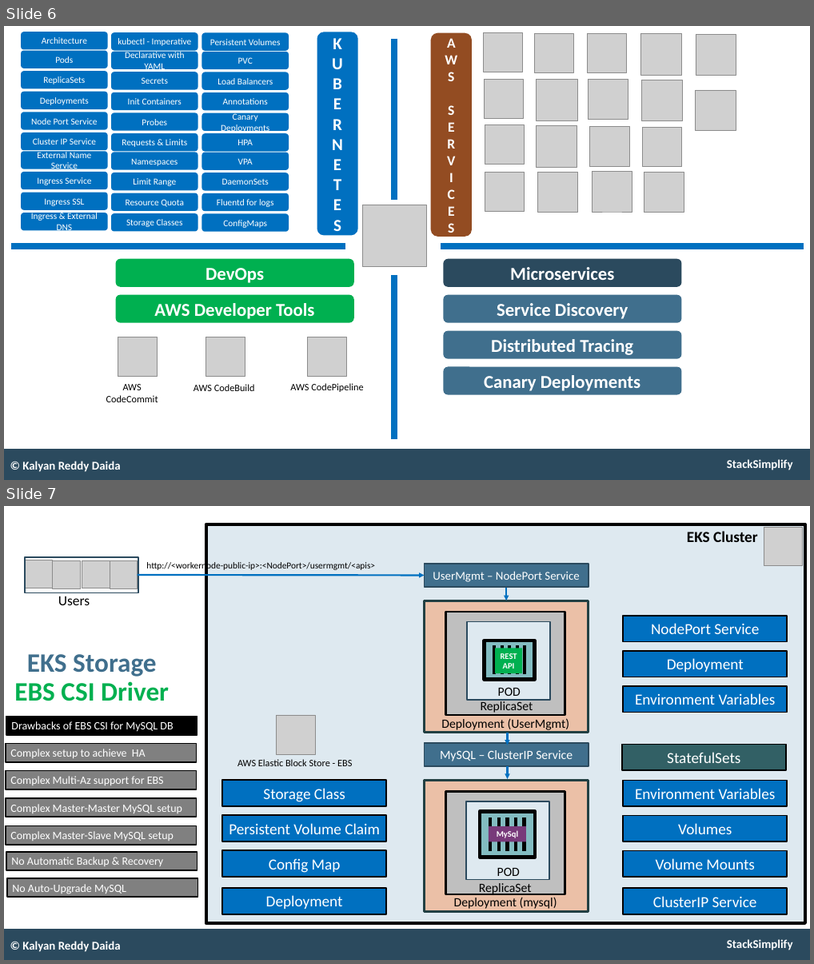
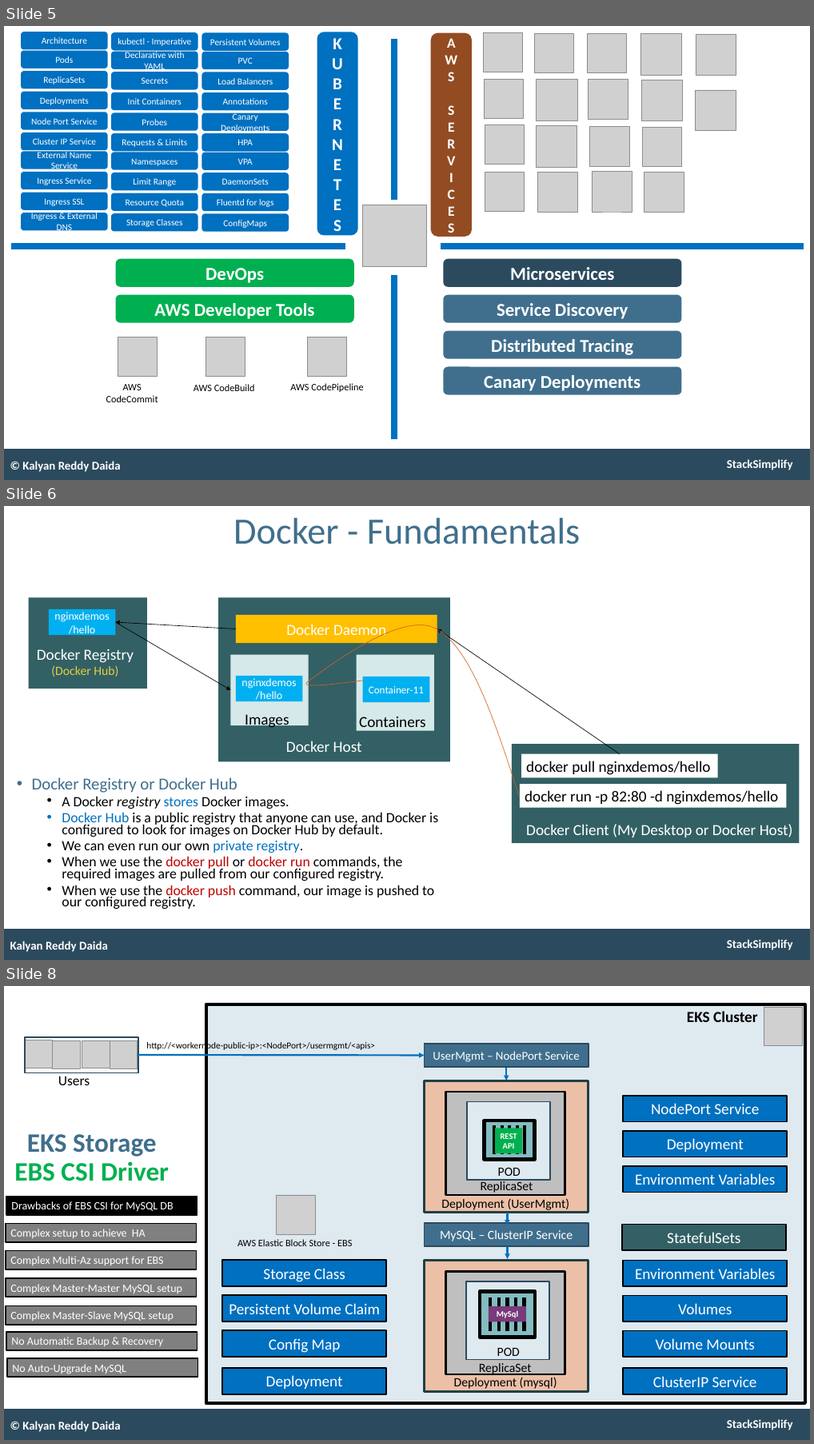
Before and after one commit to talvionyx/aws-eks-kubernetes-masterclass, a slide deck: presentation/AWS-Fargate-and-EKS-Masterclass.pptx. Shown one above the other, each under a label of ours: slides 6 and 7 before the commit, slides 5, 6 and 8 after it; the slides between them are not shown. The pictures are 814x964 and 814x1444 pixels, drawn with LibreOffice and Linux fonts; fonts in the diff are those of the drawing; grey boxes stand for pictures. Boxes give left, top, right and bottom in pixels: in the first picture for what was removed or moved away, otherwise in the second. Text is boxed around its words. In the diff, an @@ line names an element or a change of style, - is before the commit and + after.

```diff
--- a/presentation/AWS-Fargate-and-EKS-Masterclass.pptx
+++ b/presentation/AWS-Fargate-and-EKS-Masterclass.pptx
@@ slide 6 added at [4,506,810,960], background #FFFFFF; not listed: 2 template elements that a slide beside it also shows @@
@@ title added at [234,518,581,544], 53 pt, text #406F8D @@
+Docker - Fundamentals
@@ rectangle added at [29,597,147,688], fill #326065 @@
@@ rectangle added at [218,597,450,761], fill #326065 @@
@@ rectangle added at [49,609,116,635], fill #00B0F0, 16 pt, text #FFFFFF @@
+nginxdemos/hello
@@ arrow added from (236, 629) to (115, 622), #000000 0.75 pt @@
@@ arrow added from (115, 622) to (231, 690), #000000 0.75 pt @@
@@ rectangle added at [236,615,438,643], fill #FFC000, 22 pt, text #FFFFFF @@
+Docker Daemon
@@ freeform shape added at [306,625,519,796], outline #D3611E 0.75 pt @@
@@ text added at [37,648,134,676], 22 pt, text #FFFFFF @@
+Docker Registry
+(Docker Hub)
@@ arrow added from (620, 754) to (438, 629), #000000 0.75 pt @@
@@ rectangle added at [231,654,309,725], fill #D6E9EA @@
@@ rectangle added at [356,654,434,730], fill #D6E9EA @@
@@ rectangle added at [236,676,303,701], fill #00B0F0, 16 pt, text #FFFFFF @@
+nginxdemos/hello
@@ rectangle added at [363,676,430,702], fill #00B0F0, 15 pt, text #FFFFFF @@
+Container-11
@@ text added at [245,714,289,728], 22 pt, text #000000 @@
+Images
@@ text added at [359,716,426,731], 22 pt, text #000000 @@
+Containers
@@ text added at [286,740,362,752], 22 pt, text #FFFFFF @@
+Docker Host
@@ rectangle added at [512,744,800,843], fill #326065 @@
@@ rectangle added at [522,754,718,778], fill #FFFFFF, 22 pt, text #000000 @@
+docker pull nginxdemos/hello
@@ text added at [32,777,438,908], 20.3 pt, text #000000 @@
+• Docker Registry or Docker Hub
+  • A Docker registry stores Docker images.
+  • Docker Hub is a public registry that anyone can use, and Docker is configured to look for images on Docker Hub by default.
+  • We can even run our own private registry.
+  • When we use the docker pull or docker run commands, the required images are pulled from our configured registry.
+  • When we use the docker push command, our image is pushed to our configured registry.
@@ rectangle added at [520,784,786,808], fill #FFFFFF, 22 pt, text #000000 @@
+docker run -p 82:80 -d nginxdemos/hello
@@ text added at [526,824,794,837], 22 pt, text #FFFFFF @@
+Docker Client (My Desktop or Docker Host)
@@ text added at [10,940,108,952], 17 pt, text #FFFFFF, bold @@
+Kalyan Reddy Daida
@@ what was slide 6 is now slide 5 @@
@@ what was slide 7 is now slide 8 @@
```
Also in this commit, not shown: 1 other slide added, 1 slide removed, 6 other files.
